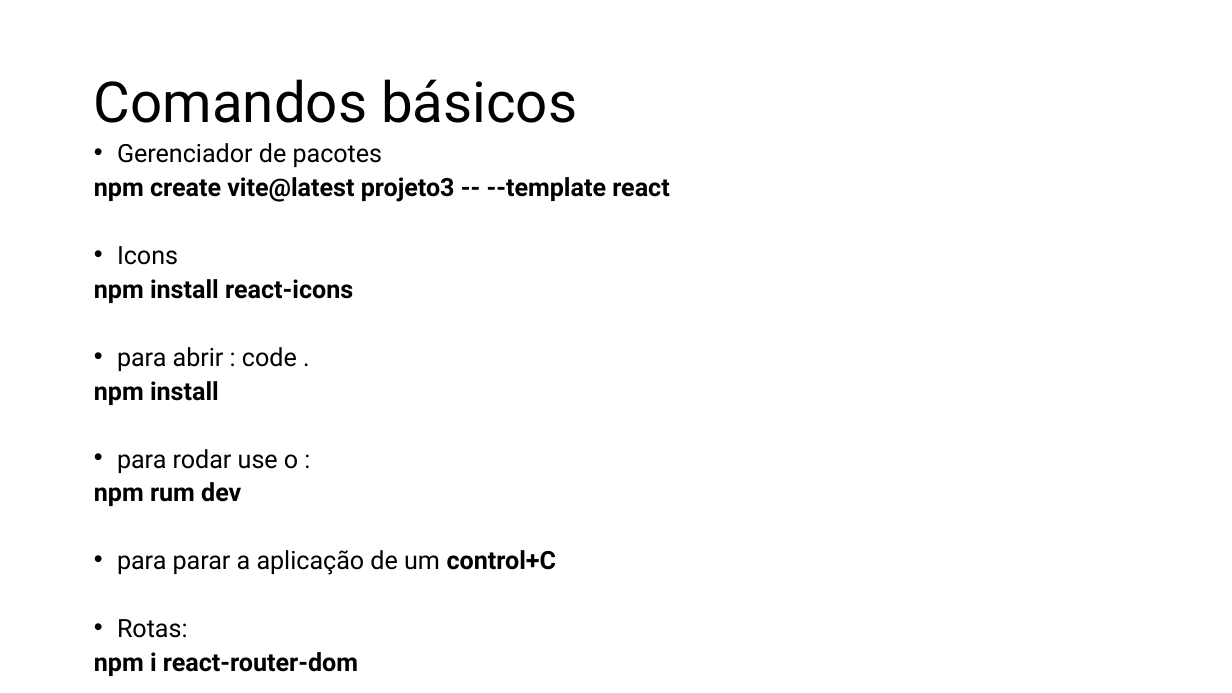
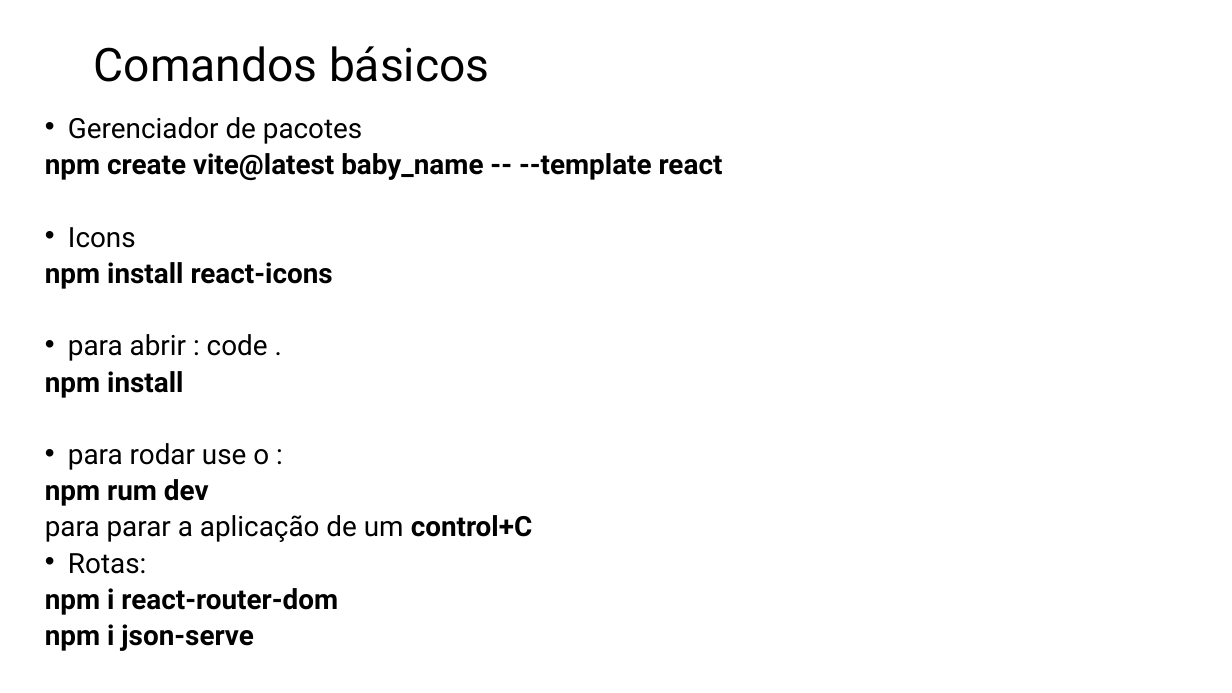
Before and after one commit to RogerSobral/h_codar_react, a slide deck: slide 2 of React.pptx. Drawn at 1232x693 pixels with LibreOffice and Linux fonts; fonts in the diff are those of the drawing. Boxes give left, top, right and bottom in pixels: in the first picture for what was removed or moved away, otherwise in the second. Text is boxed around its words. In the diff, an @@ line names an element or a change of style, - is before the commit and + after.

Commit message:
json_server
Inicio da aula de json_server

```diff
--- a/React.pptx
+++ b/React.pptx
@@ title "Comandos básicos": place and size @@
-title "Comandos básicos" at [94, 79, 577, 123]
+title "Comandos básicos" at [94, 46, 489, 82]
@@ title "Comandos básicos" at [94, 46, 489, 82]: size 44 to 36 pt @@
@@ text "Gerenciador de pacotes": place and size @@
-text "Gerenciador de pacotes" at [94, 143, 670, 676]
+text "Gerenciador de pacotes" at [45, 117, 723, 651]
@@ text at [45, 117, 532, 615]: size 19.6 to 21.7 pt in "Gerenciador de pacotes", "Icons", "npm install react-icons", "para abrir : code ." and 6 more places; bullet • to none @@
@@ text at [45, 153, 723, 180]: text changed; size 19.6 to 21.7 pt @@
-npm create vite@latest projeto3 -- --template react
+npm create vite@latest baby_name -- --template react
@@ text at [45, 624, 253, 651]: paragraph added @@
+npm i json-serve
```
Also in this commit, not shown: 4 slides added, 15 other files.
